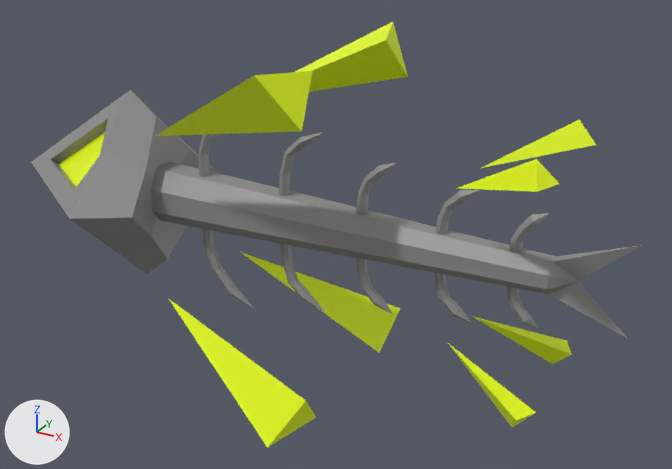
The glTF model Project/Resources/Model/Enemy/Enemy.gltf as it was, and as the next commit left it.
One viewpoint serves both versions: a camera (50 mm lens) standing at (1.94, -3.42, 1.68) and looking at (0.01, 0.09, -0.08). Every picture has the same lights, and +X, +Y and +Z are marked at lower left. The picture after the commit comes second.

Script lines for the objects in view, before the commit:
```python
mat_material = bpy.data.materials.new('Material')
mat_material.use_nodes = True; mat_material.node_tree.nodes.clear()
_N = mat_material.node_tree.nodes; _L = mat_material.node_tree.links
n0 = _N.new('ShaderNodeBsdfPrincipled'); n0.name = 'Principled BSDF'
n1 = _N.new('ShaderNodeOutputMaterial'); n1.name = 'Material Output'
n2 = _N.new('ShaderNodeMix'); n2.name = 'Mix'
n2.data_type = 'RGBA'
n2.blend_type = 'MULTIPLY'
n2.inputs[0].default_value = 1.0  # 'Factor'
n3 = _N.new('ShaderNodeVertexColor'); n3.name = 'Color Attribute'
n4 = _N.new('ShaderNodeTexImage'); n4.name = 'Image Texture'
n4.image = img_enemytex
_L.new(n0.outputs[0], n1.inputs[0])  # 'BSDF' to 'Surface'
_L.new(n2.outputs[2], n0.inputs[0])  # 'Result' to 'Base Color'
_L.new(n3.outputs[0], n2.inputs[7])  # 'Color' to 'B'
_L.new(n4.outputs[0], n2.inputs[6])  # 'Color' to 'A'
me_立方体 = bpy.data.meshes.new('立方体')
me_立方体.from_pydata(...)  # 447 vertices, 774 faces; spans x -1.84..1.4, y -0.59..0.59, z -0.83..0.83
me_立方体.materials.append(mat_material)
ob_立方体 = bpy.data.objects.new('立方体', me_立方体)
ob_立方体.location = (0.0, 0.0, 0.0)
```
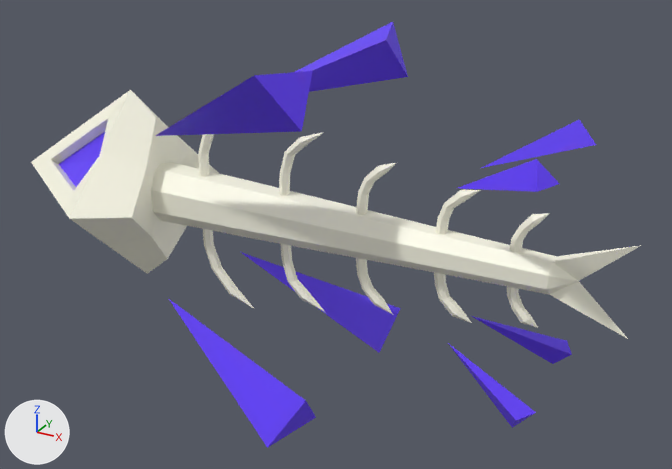
The newer file is also rescaled (x1.562) as a whole; pictures and numbers use the older file's frame.

What differs and where, as boxes (x1, y1, x2, y2) in the pictures (672 x 469 px):
```json
{"object": "立方体", "change": "surface changed", "before": [31, 22, 642, 448], "after": [31, 22, 642, 448]}
```

Scene script edits in JSON lines:
```json
{"op": "add", "block": "img_enemybluetex", "code": ["img_enemybluetex = load_image('EnemyBlueTex', 'EnemyBlueTex.png', 512, 512, 'sRGB')"]}
{"block": "mat_material", "where": "n4 = _N.new('ShaderNodeTexImage'); n4.name = 'Image Texture'"}
{"op": "set", "path": "n4.image", "old": "img_enemytex", "new": "img_enemybluetex"}
```
